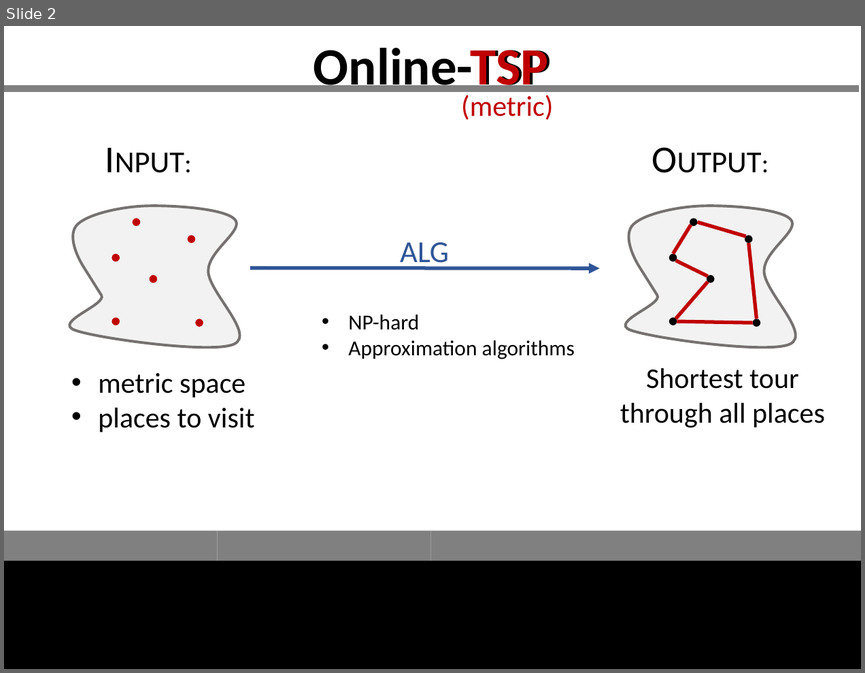
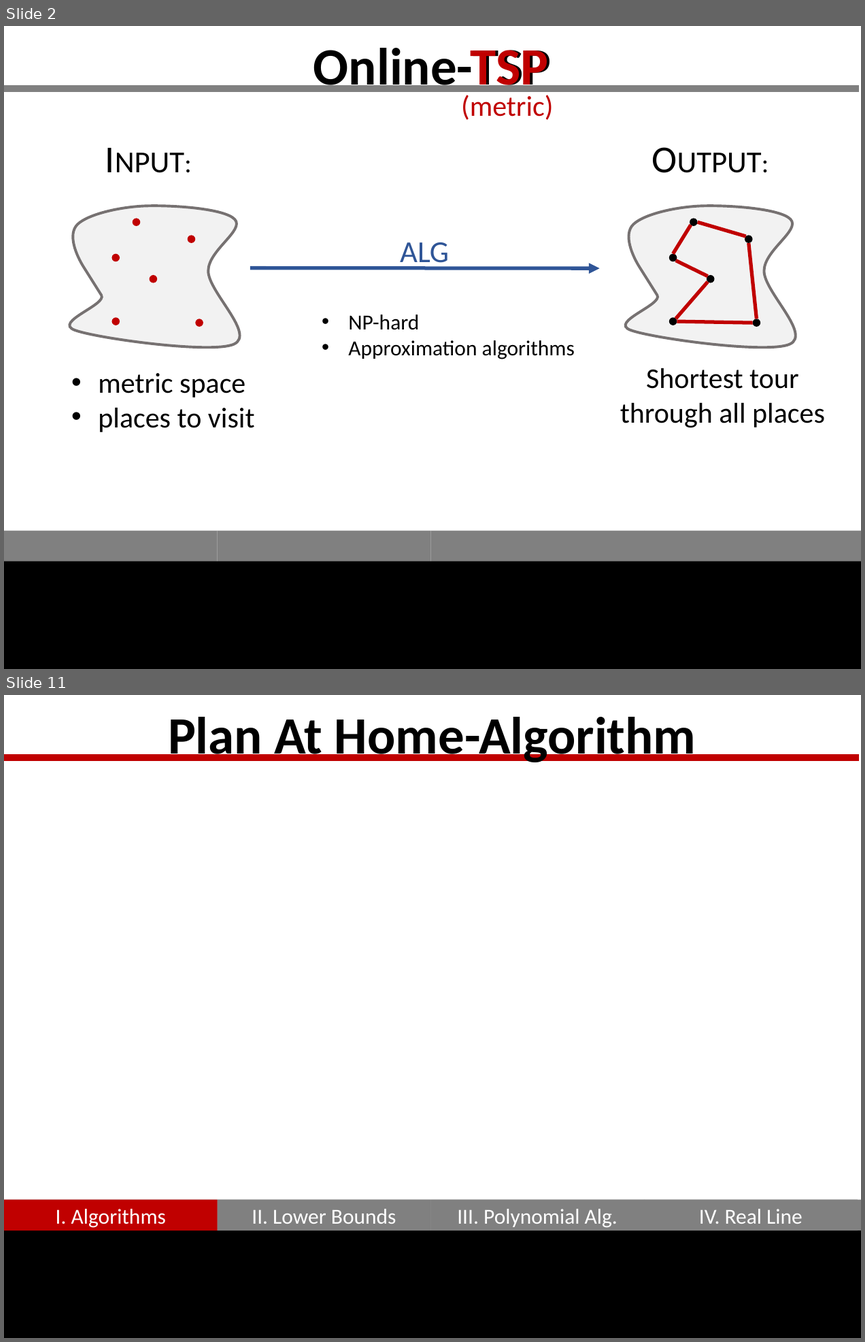
Before and after one commit to GraffL/talk-online-tsp, a slide deck: Präsentation43.pptx. Shown one above the other, each under a label of ours: slide 2 before the commit, slides 2 and 11 after it; the slides between them are not shown. The pictures are 865x673 and 865x1342 pixels, drawn with LibreOffice and Linux fonts; fonts in the diff are those of the drawing. Boxes give left, top, right and bottom in pixels: in the first picture for what was removed or moved away, otherwise in the second. Text is boxed around its words. In the diff, an @@ line names an element or a change of style, - is before the commit and + after.

```diff
--- a/Präsentation43.pptx
+++ b/Präsentation43.pptx
@@ slide 11 added at <box>4,695,861,1338</box>, background #FFFFFF; not listed: 5 template elements that a slide beside it also shows @@
@@ title added at <box>168,717,696,762</box>, 44 pt, text #000000, bold @@
+Plan At Home-Algorithm
@@ line added from (4, 758) to (859, 758), #C00000 6 pt @@
@@ rectangle added at <box>4,1200,218,1231</box>, fill #C00000, 18 pt, text #FFFFFF @@
+I. Algorithms
@@ rectangle added at <box>218,1200,430,1231</box>, fill #808080, 18 pt, text #FFFFFF @@
+II. Lower Bounds
@@ rectangle added at <box>430,1200,644,1231</box>, fill #808080, 18 pt, text #FFFFFF @@
+III. Polynomial Alg.
@@ rectangle added at <box>644,1200,857,1231</box>, fill #808080, 18 pt, text #FFFFFF @@
+IV. Real Line
@@ rectangle added at <box>4,1231,861,1338</box>, fill #000000 @@
```
Also in this commit, not shown: 3 slides changed, 12 other slides added, 1 slide removed.
